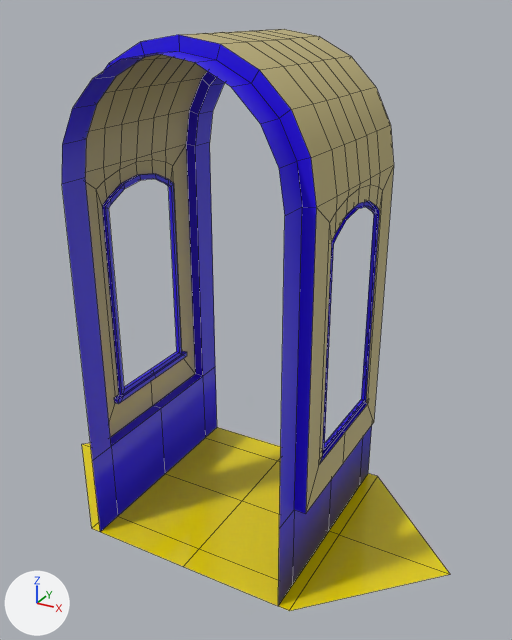
The FBX model Assets/Prefabs/Miles/V1/Straights/StraightV3.fbx: old version first, new version second.
Rendered twice from a 50 mm camera at (1.67, 5.12, 2.59) aimed at (0.09, 8.0, 1.15). Every picture has the same lights, and +X, +Y and +Z are marked at lower left. The first picture is the older version. Mesh edges are drawn as thin lines. Vertices at exactly the same position are counted once.

Names of what the first picture shows: 'StraightV3'.
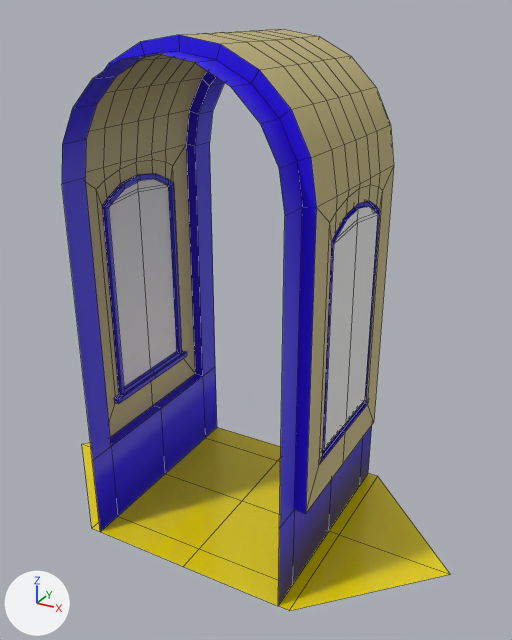
What differs and where, as boxes [x1, y1, x2, y2] in the pictures (512 x 640 px):
```json
{"part": 1, "of": "me_plane_006", "change": "added", "after": [109, 179, 177, 387]}
{"part": 2, "of": "me_plane_006", "change": "added", "after": [324, 206, 378, 449]}
```

Scene script edits in JSON lines:
```json
{"op": "add", "block": "mat_window", "code": ["mat_window = principled_material('Window')", "mat_window.base_color = (0.8, 0.8, 0.8)  # white #e7e7e7"]}
{"block": "me_plane_006", "where": "# used by ob_straightv3; location = (0.0, 8.0, 0.0)"}
{"block": "me_plane_006", "where": "# verts and faces of me_plane_006; kept vertices keep their numbers, new ones are numbered from 292"}
{"block": "me_plane_006", "where": "# before: 5 (-0.6, 0.0, 0.7) at pixel (150, 369), 10 (-0.6, -0.26, 0.7), 17 (-0.6, -0.26, 1.7), 53 (-0.6, -0.24, 1.72), 54 (-0.6, 0.0, 1.79)"}
{"block": "me_plane_006", "where": "# before: 55 (-0.6, -0.13, 1.77), 174 (-0.6, 0.26, 0.7) at pixel (176, 351), 181 (-0.6, 0.26, 1.7) at pixel (168, 186), 209 (-0.6, 0.24, 1.72) at pixel (165, 184), 210 (-0.6, 0.13, 1.77) at pixel (152, 178)"}
{"block": "me_plane_006", "where": "# before: 95 (0.6, 0.0, 0.7) at pixel (345, 423), 100 (0.6, -0.26, 0.7) at pixel (324, 449), 106 (0.6, -0.26, 1.7) at pixel (333, 244), 137 (0.6, -0.24, 1.72) at pixel (336, 238), 138 (0.6, 0.0, 1.79) at pixel (358, 208)"}
{"block": "me_plane_006", "where": "# before: 139 (0.6, -0.13, 1.77) at pixel (346, 219), 238 (0.6, 0.26, 0.7) at pixel (364, 399), 244 (0.6, 0.26, 1.7) at pixel (377, 214), 268 (0.6, 0.24, 1.72) at pixel (376, 212), 269 (0.6, 0.13, 1.77) at pixel (368, 206)"}
{"op": "remove", "block": "me_plane_006", "code": "me_plane_006.from_pydata(...)  # 292 vertices, 260 faces; spans x -1.2..1.2, y -0.6..0.6, z 0.0..2.5"}
{"op": "add", "block": "me_plane_006", "code": "me_plane_006.from_pydata(...)  # 296 vertices, 272 faces; spans x -1.2..1.2, y -0.6..0.6, z 0.0..2.5"}
{"block": "me_plane_006", "change": "me_plane_006 part 1"}
{"op": "add", "block": "me_plane_006", "code": "verts[294] = (-0.6, 0.0, 1.73)  # pixel (138, 191)"}
{"op": "add", "block": "me_plane_006", "code": "verts[295] = (-0.6, 0.0, 1.74)  # pixel (138, 188)"}
{"op": "add", "block": "me_plane_006", "code": "faces += [(53, 295, 54, 55), (54, 295, 209, 210), (181, 209, 295, 294), (17, 294, 295, 53), (5, 174, 181, 294), (5, 294, 17, 10)]  # mat_window (white #e7e7e7)"}
{"block": "me_plane_006", "change": "me_plane_006 part 2"}
{"op": "add", "block": "me_plane_006", "code": "verts[292] = (0.6, 0.0, 1.73)  # pixel (357, 222)"}
{"op": "add", "block": "me_plane_006", "code": "verts[293] = (0.6, 0.0, 1.74)  # pixel (357, 219)"}
{"op": "add", "block": "me_plane_006", "code": "faces += [(138, 269, 268, 293), (137, 139, 138, 293), (244, 292, 293, 268), (106, 137, 293, 292), (95, 292, 244, 238), (95, 100, 106, 292)]  # mat_window (white #e7e7e7)"}
{"op": "add", "block": "me_plane_006", "code": "me_plane_006.materials.append(mat_window)  # white #e7e7e7"}
```
